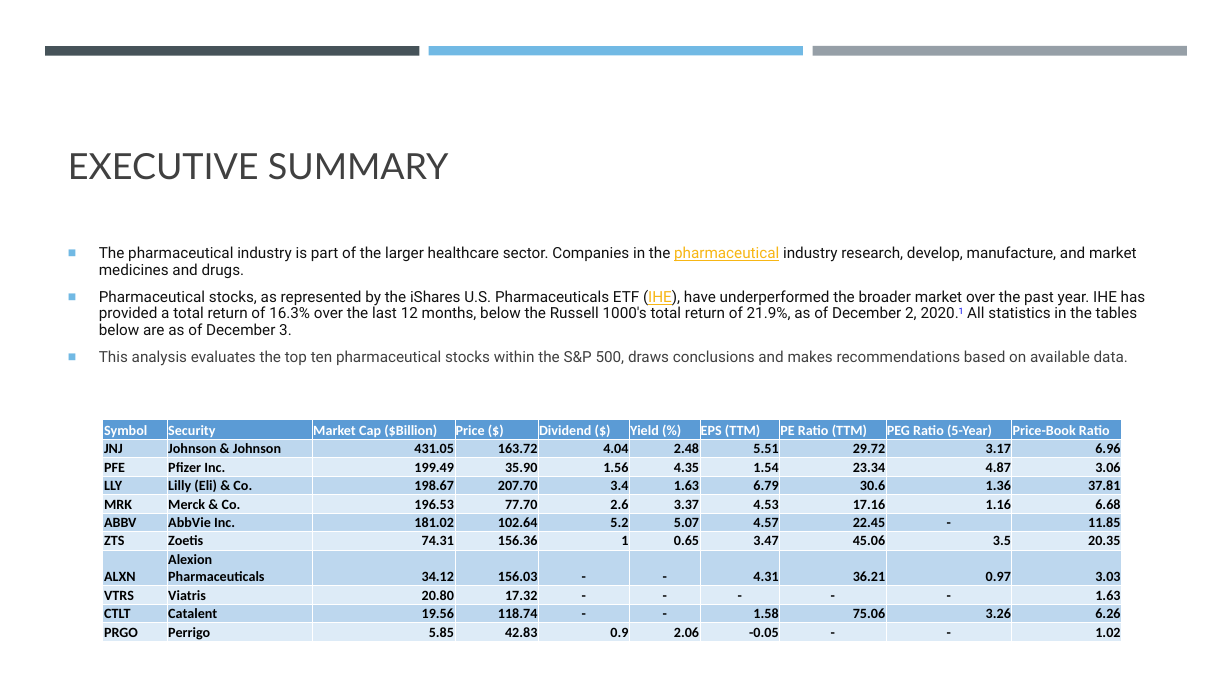
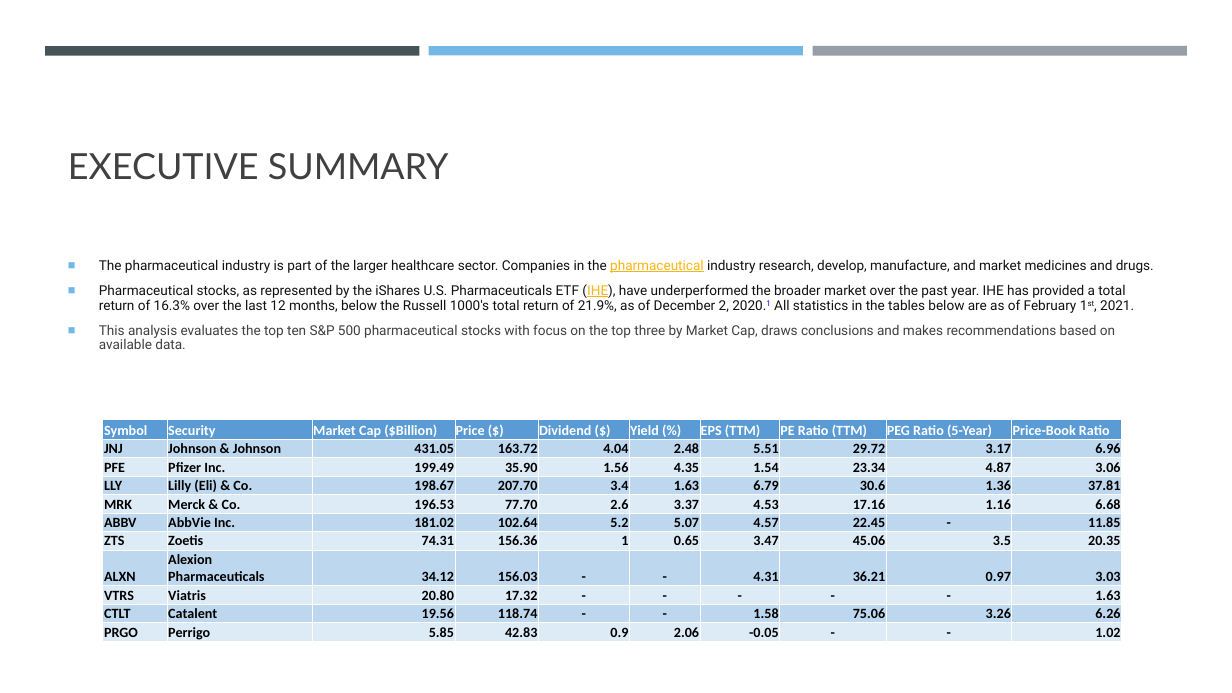
Before and after one commit to gabeo13/Pharma-Stock-Analysis, a slide deck: slide 3 of Stock Market Analysis.pptx. Drawn at 1232x693 pixels with LibreOffice and Linux fonts; fonts in the diff are those of the drawing. Boxes give left, top, right and bottom in pixels: in the first picture for what was removed or moved away, otherwise in the second. Text is boxed around its words. In the diff, an @@ line names an element or a change of style, - is before the commit and + after.

```diff
--- a/Stock Market Analysis.pptx
+++ b/Stock Market Analysis.pptx
@@ text at [99, 259, 1154, 273]: size 11.9 to 10.6 pt in "The pharmaceutical industry is part of the ..." @@
@@ text at [99, 284, 1134, 349]: text changed; size 11.9 to 10.6 pt @@
-■ Pharmaceutical stocks, as represented by the iShares U.S. Pharmaceuticals ETF (IHE), have underperformed the broader market over the past year. IHE has provided a total return of 16.3% over the last 12 months, below the Russell 1000's total return of 21.9%, as of December 2, 2020.1 All statistics in the tables below are as of December 3.
-■ This analysis evaluates the top ten pharmaceutical stocks within the S&P 500, draws conclusions and makes recommendations based on available data.
+■ Pharmaceutical stocks, as represented by the iShares U.S. Pharmaceuticals ETF (IHE), have underperformed the broader market over the past year. IHE has provided a total return of 16.3% over the last 12 months, below the Russell 1000's total return of 21.9%, as of December 2, 2020.1 All statistics in the tables below are as of February 1st, 2021.
+■ This analysis evaluates the top ten S&P 500 pharmaceutical stocks with focus on the top three by Market Cap, draws conclusions and makes recommendations based on available data.
```
Also in this commit, not shown: 2 other slides changed, 1 other file.
